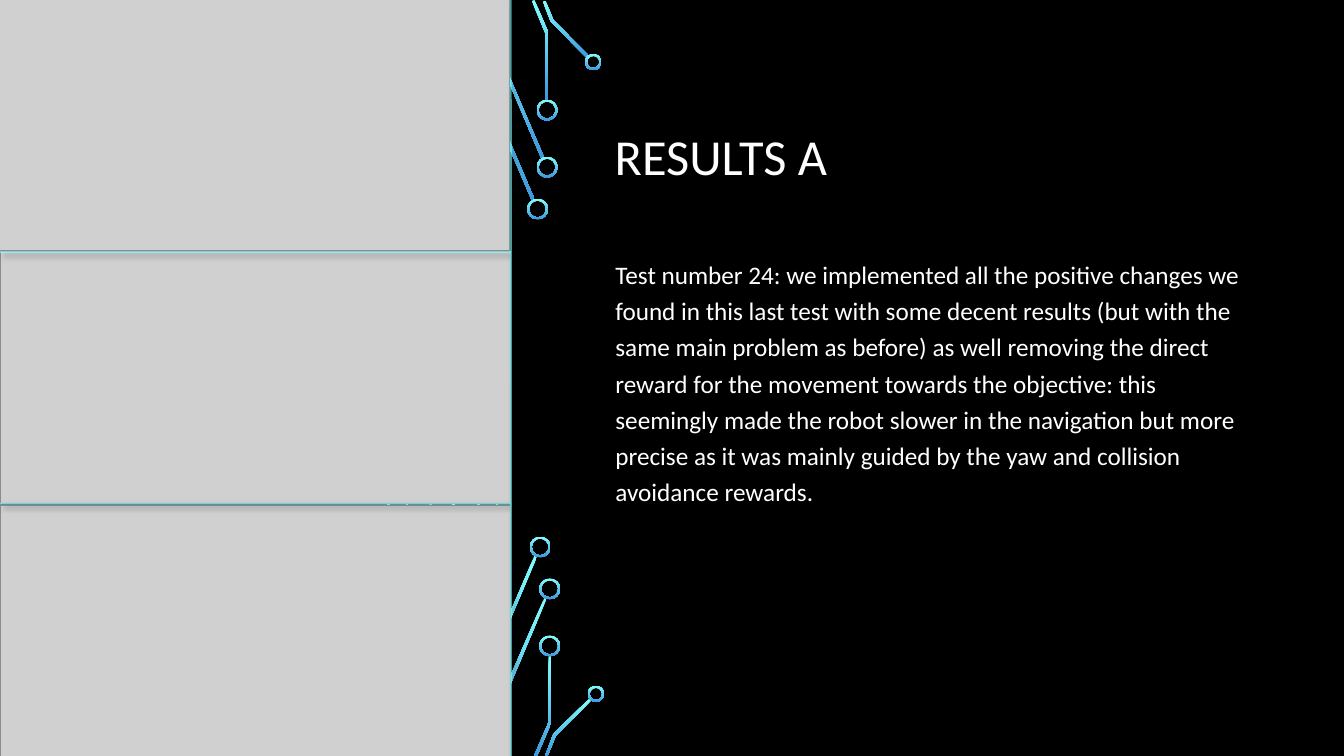
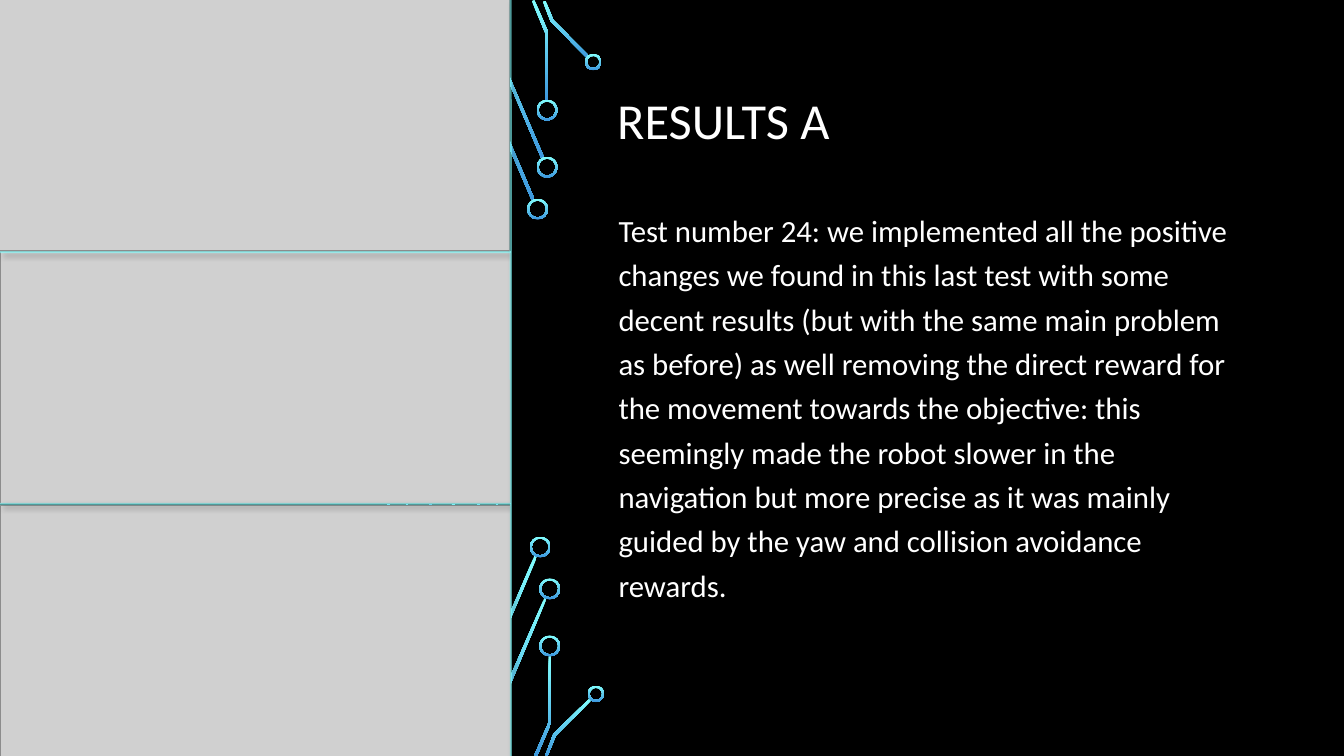
Before and after one commit to SSimuzzz/MobileRobotNavigation, a slide deck: slide 19 of Mini-Project/Group K Final Presentation_new.pptx. Drawn at 1344x756 pixels with LibreOffice and Linux fonts; fonts in the diff are those of the drawing; grey boxes stand for pictures; background and template pictures are left out. Boxes give left, top, right and bottom in pixels: in the first picture for what was removed or moved away, otherwise in the second. Text is boxed around its words. In the diff, an @@ line names an element or a change of style, - is before the commit and + after.

Commit message:
Add files via upload
correzione font

```diff
--- a/Mini-Project/Group K Final Presentation_new.pptx
+++ b/Mini-Project/Group K Final Presentation_new.pptx
@@ text "RESULTS A": place and size @@
-text "RESULTS A" at (615,142,827,176)
+text "RESULTS A" at (617,106,829,140)
@@ text "Test number 24: we implemented ...": place and size @@
-text "Test number 24: we implemented ..." at (615,266,1238,502)
+text "Test number 24: we implemented ..." at (619,220,1227,598)
@@ text "Test number 24: we implemented ..." at (619,220,1227,598): size 18 to 22 pt @@
```
Also in this commit, not shown: 4 other slides changed.
